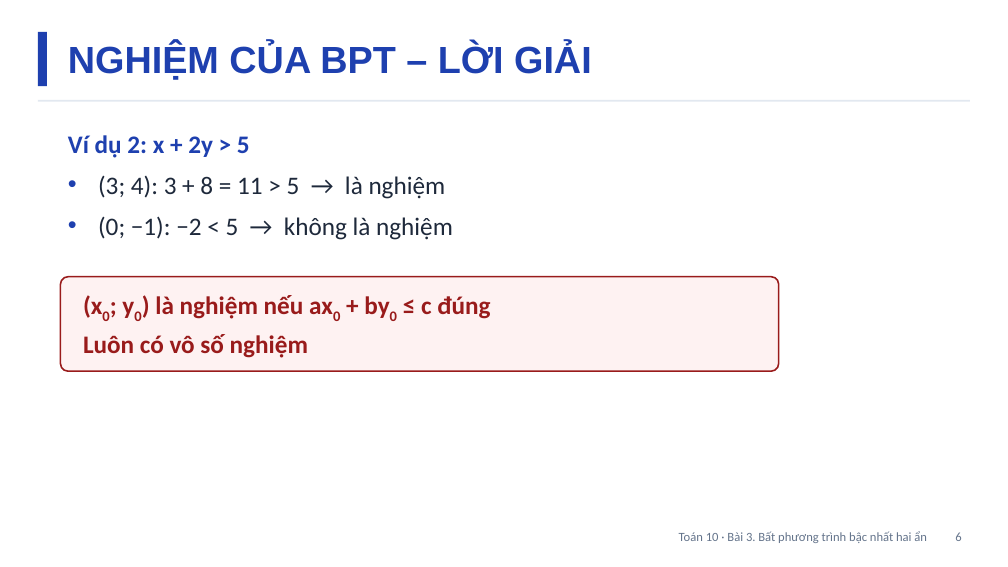
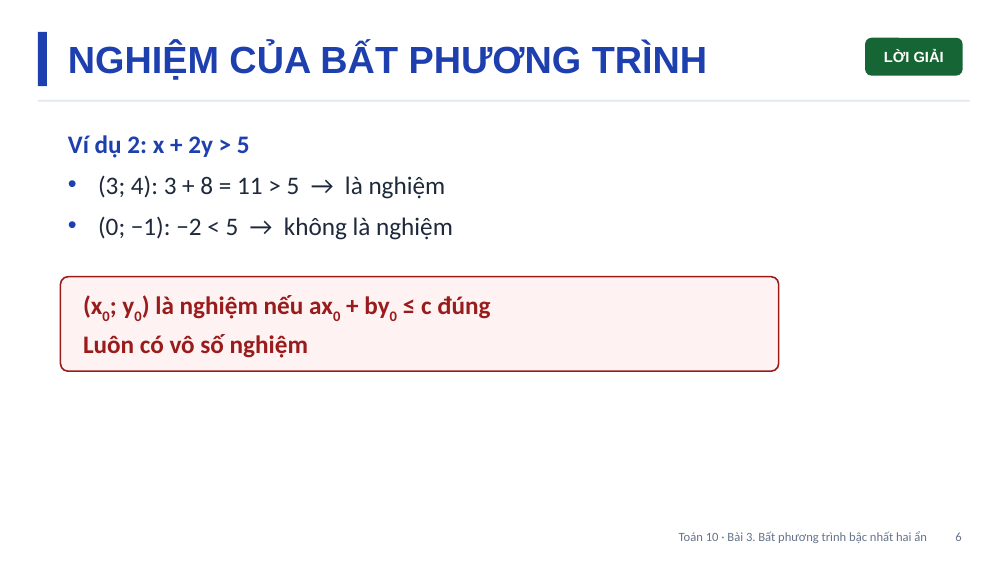
Before and after one commit to Trangtu66/Taode_thi_online, a slide deck: slide 6 of slide/Slide_TOAN10_Bai3_T10-11.pptx. Drawn at 1008x567 pixels with LibreOffice and Linux fonts; fonts in the diff are those of the drawing. Boxes give left, top, right and bottom in pixels: in the first picture for what was removed or moved away, otherwise in the second. Text is boxed around its words. In the diff, an @@ line names an element or a change of style, - is before the commit and + after.

```diff
--- a/slide/Slide_TOAN10_Bai3_T10-11.pptx
+++ b/slide/Slide_TOAN10_Bai3_T10-11.pptx
@@ text at (68, 44, 707, 80): text changed @@
-NGHIỆM CỦA BPT – LỜI GIẢI
+NGHIỆM CỦA BẤT PHƯƠNG TRÌNH
@@ rounded rectangle added at (865, 38, 963, 76), fill #166534, 14 pt, text #FFFFFF, bold @@
+LỜI GIẢI
```
Also in this commit, not shown: 15 other slides changed, 17 other files.
